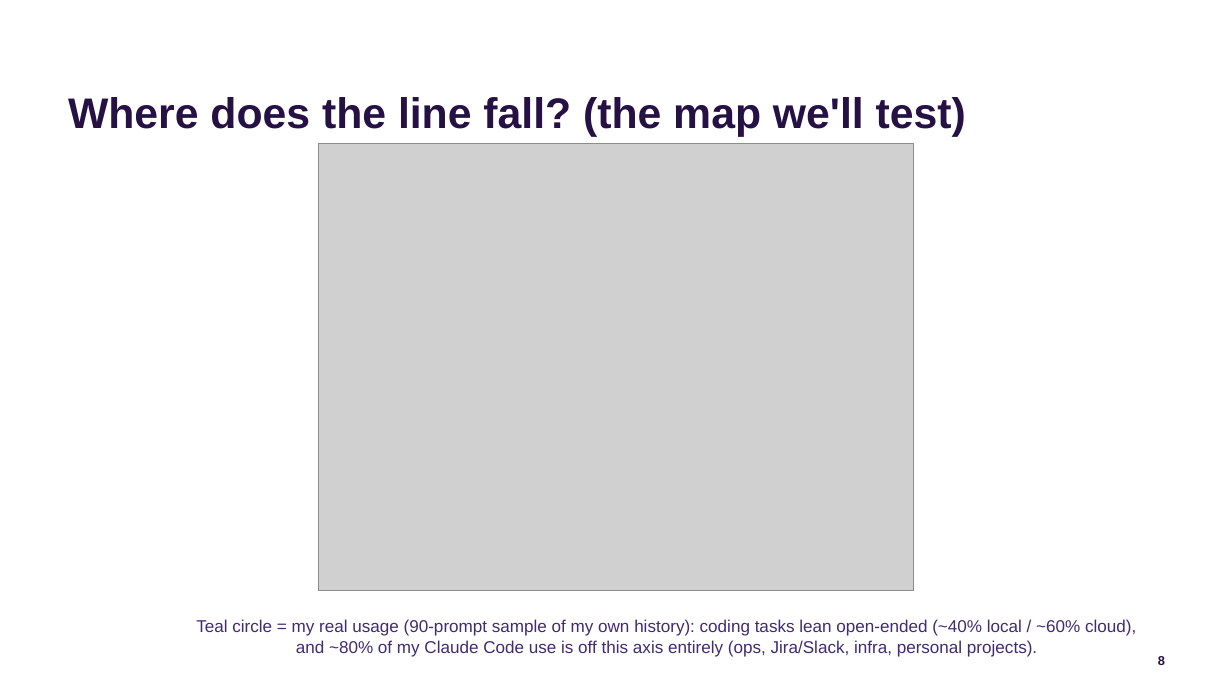
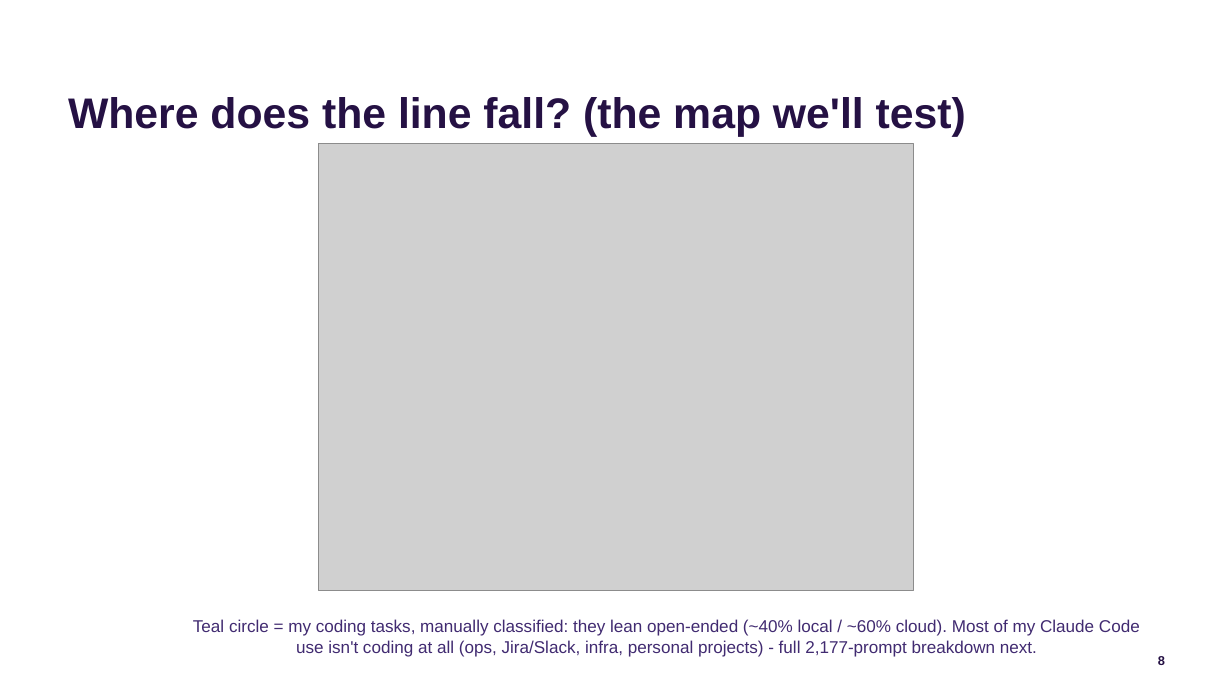
Before and after one commit to jconnolly/local-llm-pi5, a slide deck: slide 8 of local-llm-datasociety.pptx. Drawn at 1232x693 pixels with LibreOffice and Linux fonts; fonts in the diff are those of the drawing; grey boxes stand for pictures; background and template pictures are left out. Boxes give left, top, right and bottom in pixels: in the first picture for what was removed or moved away, otherwise in the second. Text is boxed around its words. In the diff, an @@ line names an element or a change of style, - is before the commit and + after.

```diff
--- a/local-llm-datasociety.pptx
+++ b/local-llm-datasociety.pptx
@@ text at box(193, 619, 1140, 657): text changed @@
-Teal circle = my real usage (90-prompt sample of my own history): coding tasks lean open-ended (~40% local / ~60% cloud), and ~80% of my Claude Code use is off this axis entirely (ops, Jira/Slack, infra, personal projects).
+Teal circle = my coding tasks, manually classified: they lean open-ended (~40% local / ~60% cloud). Most of my Claude Code use isn't coding at all (ops, Jira/Slack, infra, personal projects) - full 2,177-prompt breakdown next.
```
Also in this commit, not shown: 2 other slides changed, 3 other files.
